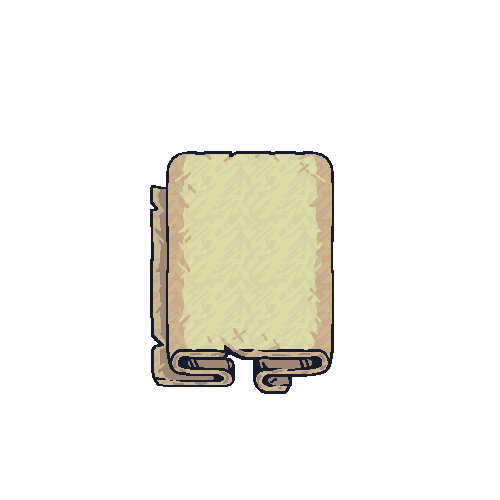
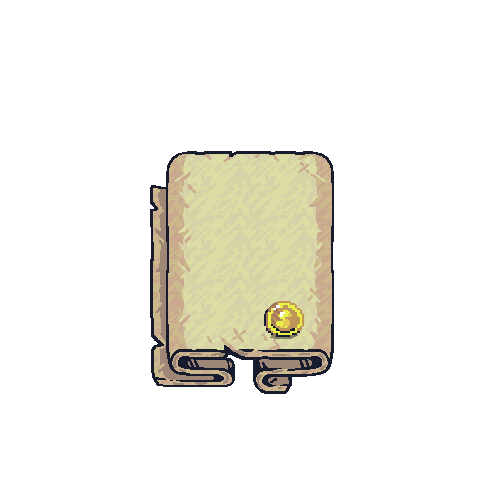
Layer changes from the first (500, 500) image to the second:
pixels changed over [264, 301, 304, 339] (layer not identified)